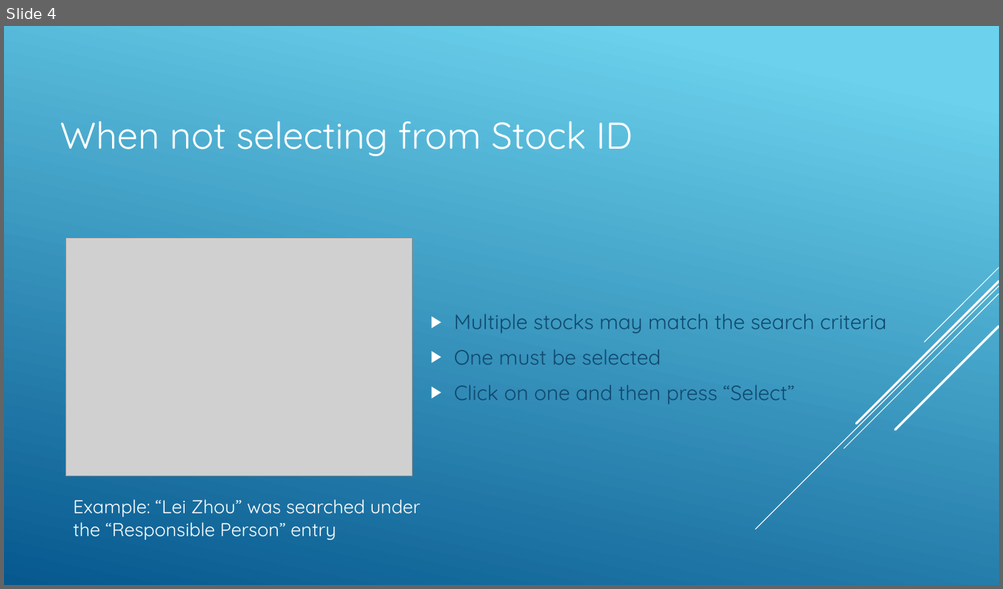
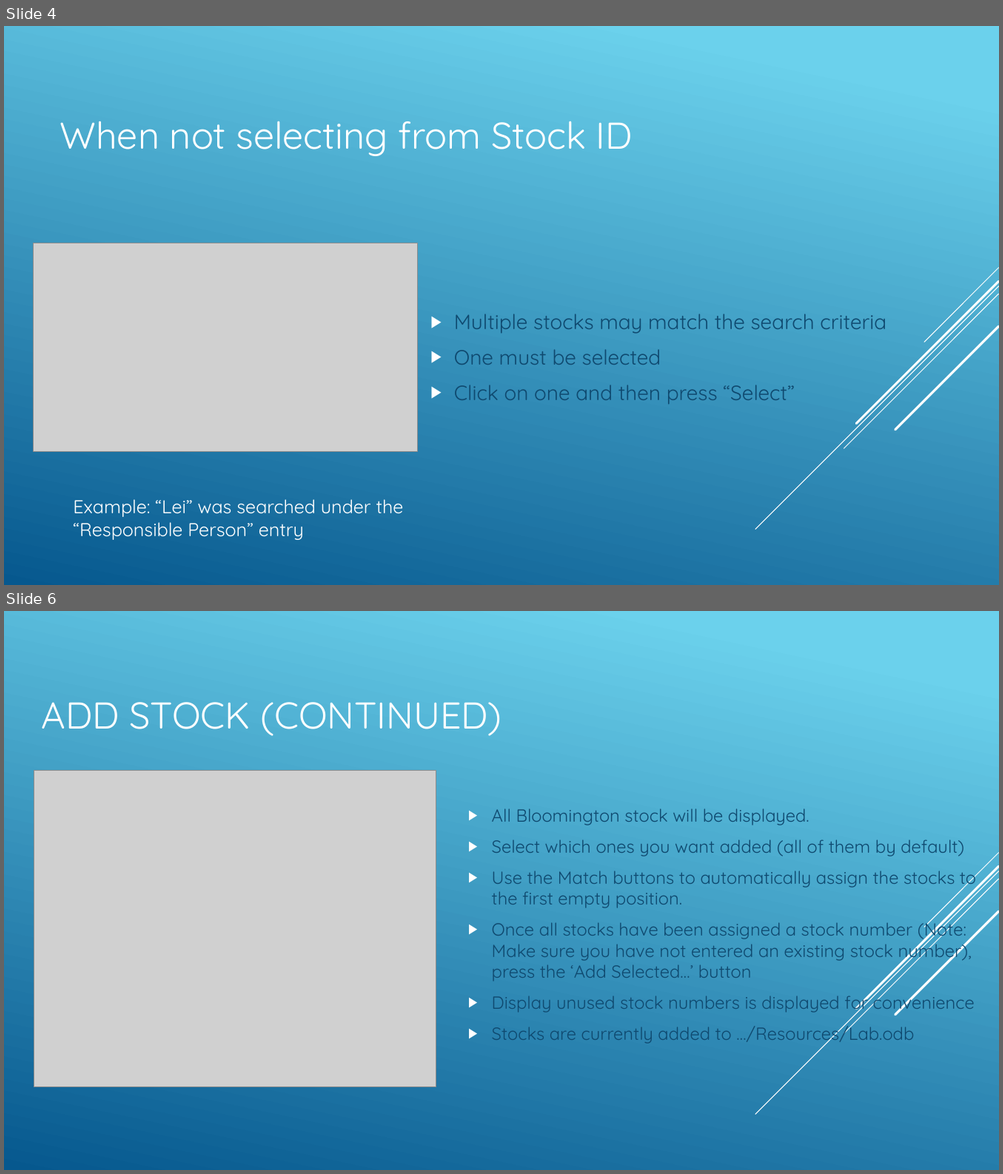
Before and after one commit to zhoulab/FlyStock-Program, a slide deck: Documentation/BriefOverview.pptx. Shown one above the other, each under a label of ours: slide 4 before the commit, slides 4 and 6 after it; the slides between them are not shown. The pictures are 1003x589 and 1003x1174 pixels, drawn with LibreOffice and Linux fonts; fonts in the diff are those of the drawing; grey boxes stand for pictures. Boxes give left, top, right and bottom in pixels: in the first picture for what was removed or moved away, otherwise in the second. Text is boxed around its words. In the diff, an @@ line names an element or a change of style, - is before the commit and + after.

```diff
--- a/Documentation/BriefOverview.pptx
+++ b/Documentation/BriefOverview.pptx
@@ slide 6 added at [4, 611, 999, 1170], background gradient #6ED2EB to #06588E; not listed: 5 template elements that a slide beside it also shows @@
@@ title added at [42, 702, 501, 736], 36 pt, text #FFFFFF @@
+ADD STOCK (CONTINUED)
@@ picture added at [34, 770, 436, 1087] @@
@@ text added at [492, 809, 976, 1045], 17 pt, text #0F496F @@
+▶ All Bloomington stock will be displayed.
+▶ Select which ones you want added (all of them by default)
+▶ Use the Match buttons to automatically assign the stocks to the first empty position.
+▶ Once all stocks have been assigned a stock number (Note: Make sure you have not entered an existing stock number), press the ‘Add Selected…’ button
+▶ Display unused stock numbers is displayed for convenience
+▶ Stocks are currently added to …/Resources/Lab.odb
@@ slide 4 changed as well @@
@@ picture: place and size @@
-picture at [66, 238, 413, 476]
+picture at [33, 243, 418, 452]
@@ text at [73, 500, 404, 540]: text changed @@
-Example: “Lei Zhou” was searched under the “Responsible Person” entry
+Example: “Lei” was searched under the “Responsible Person” entry
```
Also in this commit, not shown: 3 other slides changed, 1 other slide added, 15 other files.
